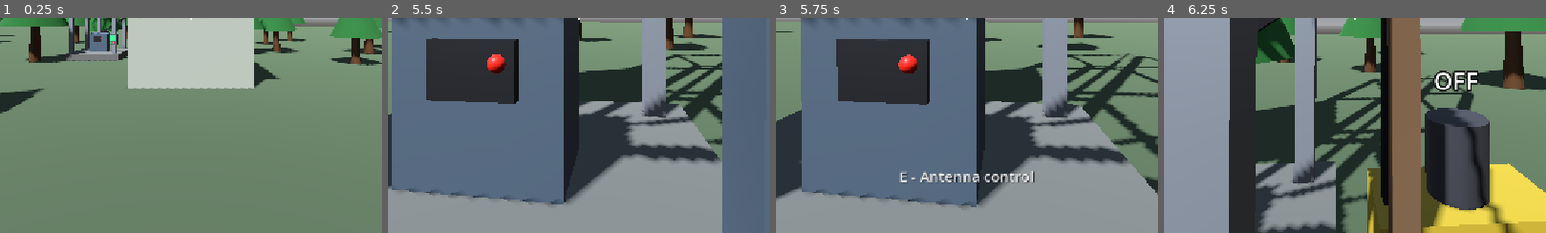
Above: before the commit, frames 1-4 (left to right).
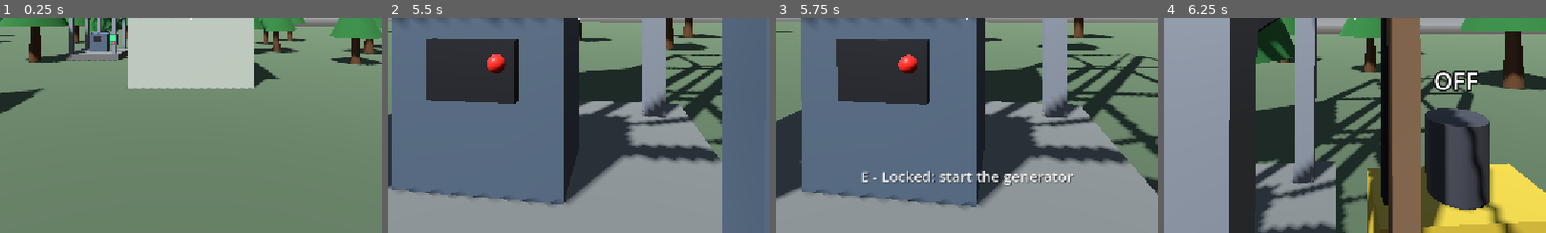
Above: after the commit, the same moments.

Repository: juustohamppari9/Signal-0
Game: Godot game, scene res://scenes/main.tscn
Same seed, same stepped clock (60 frames per second), same inputs: the game is played once before the commit and once after it.
Inputs (mouse positions are % of the whole screen's width and height, from its top left):
- Up to frame 1 (0.25 s): no input
- Up to frame 2 (5.5 s): move the mouse to (49, 52) at 0.52 s; hold E (interact) 0.53-1.28 s; hold W (move_forward) 0.53-2.78 s; tap Space (jump) at 0.77, 1.52, 3.02, 3.77, 4.52 s; move the mouse to (57, 51) at 1.27 s; tap E (interact) at 1.35, 2.3, 2.85, 4.55 s; move the mouse to (42, 49) at 2.02 s; hold Shift (sprint) 2.03-2.78 s; move the mouse to (51, 50) at 2.77 s; hold A (move_left) 2.78-3.53 s; move the mouse to (46, 48) at 3.52 s; hold E (interact) 3.53-4.28 s; hold W (move_forward) from 3.53 s (still down); move the mouse to (55, 50) at 4.27 s; tap Shift (sprint) at 4.35 s; move the mouse to (45, 50) at 5.02 s; hold E (interact) from 5.03 s (still down)
- Up to frame 3 (5.75 s): keep holding W (move_forward); keep holding E (interact)
- Up to frame 4 (6.25 s): move the mouse to (52, 48) at 5.77 s; release W (move_forward) at 5.78 s; release E (interact) at 5.78 s; hold D (move_right) from 5.78 s (still down); tap E (interact) at 5.85 s; tap Space (jump) at 6.02 s
The pictures show only the part of the screen within x 25-75%, y 50-100%; the shares and areas given below are measured in that part.

Frames 1-2 are identical in both runs. In frame 3, 1.7% of the frame differs, in the area x 22-78%, y 71-79%; in frame 4, nothing differs.

Commit message:
Machine toggles antenna power directly; GUI only from control panel

Diff:
--- a/scripts/antenna_control.gd
+++ b/scripts/antenna_control.gd
@@ -1,9 +1,12 @@
 extends "res://scripts/interactable.gd"
 ## Antenna machine (under the mast) and its wall control panel.
 ##
-## Press E to open the antenna control GUI (scenes/antenna_gui.tscn).
-## The node in the "antenna_machine" group (the machine cabinet) owns the
-## antenna state; the wall panel just forwards to it.
+## Each node reacts differently to E:
+##   - Machine cabinet (group "antenna_machine"): toggles antenna power directly.
+##     The GUI is NOT reachable from here; the prompt reflects the state
+##     (turn on / turn off / locked while the generator is off).
+##   - Wall control panel: the only place that opens the antenna control GUI
+##     (scenes/antenna_gui.tscn), which talks to the machine's state.
 ##
 ## Power dependency: the antenna starts OFF and can only be switched on while
 ## the site generator (group "generator") is running. If the generator stops,
@@ -32,10 +35,24 @@
 
 
 func get_prompt() -> String:
-	return "E - Antenna control"
+	if not is_in_group(MACHINE_GROUP):
+		return "E - Antenna control"  # wall panel: opens the GUI
+	if power_on:
+		return "E - Turn off antenna"
+	if generator_running():
+		return "E - Turn on antenna"
+	return "E - Locked: start the generator"
 
 
-func interact(player: Node) -> void:
+func interact(_player: Node) -> void:
+	if is_in_group(MACHINE_GROUP):
+		# Machine cabinet: power switch only, no GUI.
+		if set_power(not power_on):
+			print("[antenna] power ", "on" if power_on else "off")
+		else:
+			print("[antenna] power on refused: generator offline")
+		return
+	# Wall control panel: the one and only entry to the control GUI.
 	var gui := get_tree().get_first_node_in_group(GUI_GROUP)
 	if gui == null:
 		push_warning("antenna control: no node in group '%s'" % GUI_GROUP)
--- a/scripts/antenna_gui.gd
+++ b/scripts/antenna_gui.gd
@@ -1,5 +1,6 @@
 extends Control
-## Antenna control GUI, opened with E on the machine under the mast.
+## Antenna control GUI, opened with E on the wall control panel (the only
+## entry point — the machine cabinet itself is a plain power switch).
 ## Pauses the game while open; Esc or the CLOSE button dismisses it.
 
 @onready var _power_label: Label = $Panel/Layout/PowerLabel
Not shown, changed: README.md
